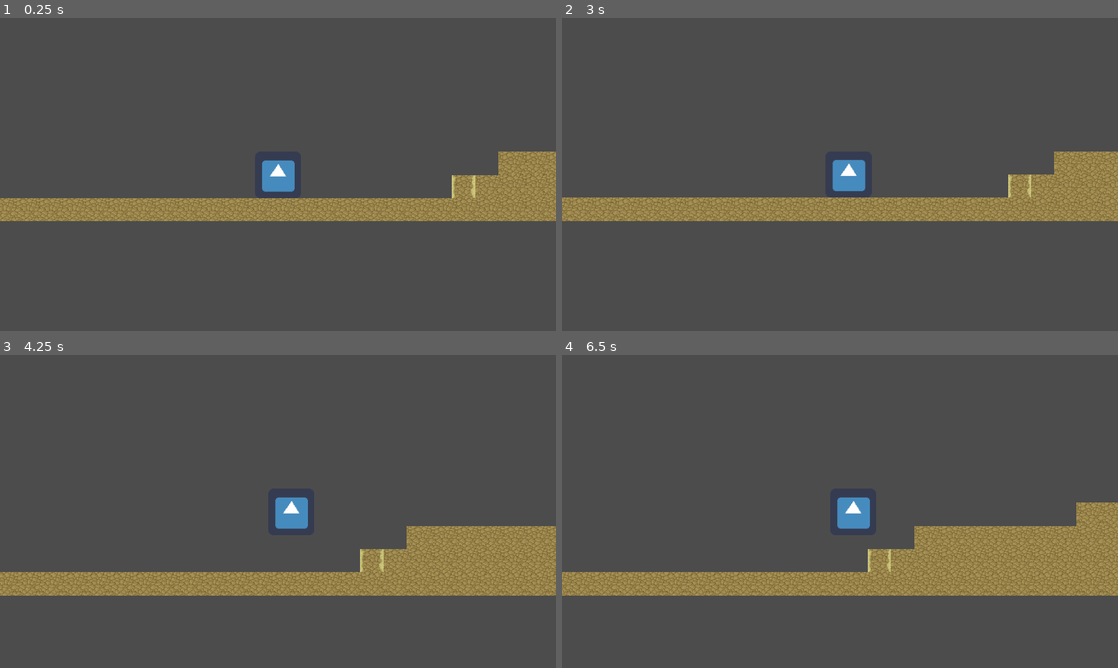
Above: before the commit, frames 1-4 (two rows, left to right).
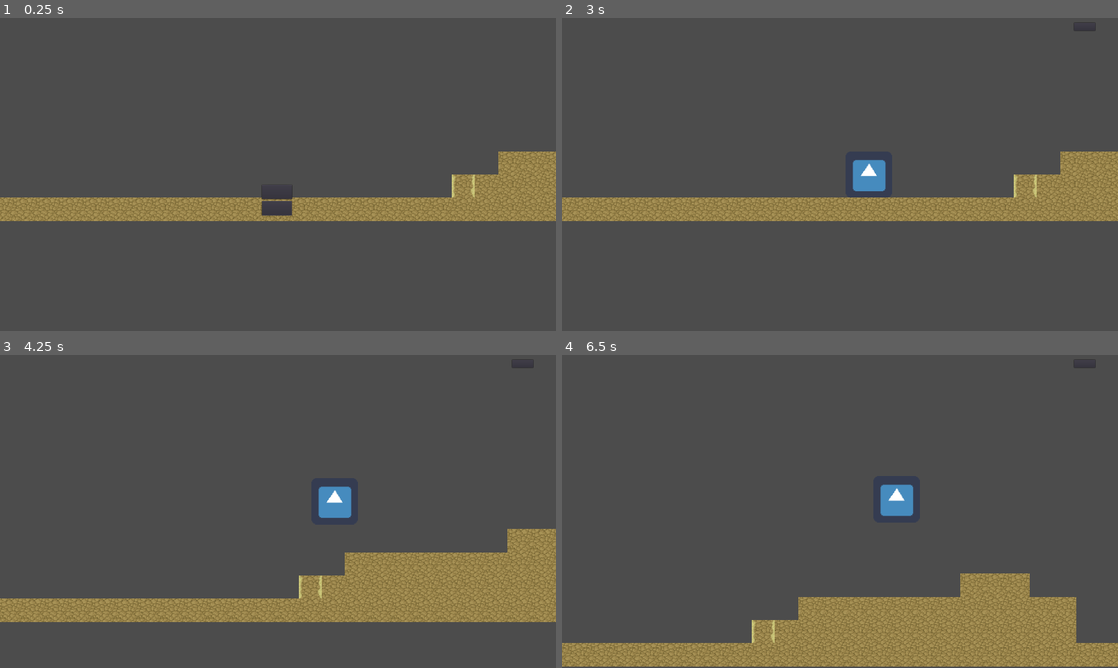
Above: after the commit, the same moments.

Repository: Kreateer/game-off-2020
Game: Godot game, scene res://scenes/Main.tscn
The game is run twice, just before and just after one commit, with the same random seed, the same clock (stepped at 60 frames per second) and the same inputs. The engine's default icon, where the game draws it, is replaced by a stand-in: a white triangle on a blue panel in a dark square.
Inputs (mouse positions are in pixels of both pictures, inside the frame that each line leads up to):
- Up to frame 1 (0.25 s): no input
- Up to frame 2 (3 s): click (840, 193) at 0.5 s, where only the run after the commit has a clickable "Start"; click (1084, 27) at 1.25 s, where only the run after the commit has a clickable "Pause"; click (845, 171) at 2 s, where only the run after the commit has a clickable "Resume"; tap Enter at 2.75 s; hold D (right) from 2.78 s (still down)
- Up to frame 3 (4.25 s): keep holding D (right); tap W (jump) at 3.02, 3.77 s
- Up to frame 4 (6.5 s): release D (right) at 4.28 s; hold A (left) 4.28-5.03 s; hold D (right) from 5.03 s (still down); tap W (jump) at 5.27, 6.02 s

The runs differ from the first frame. In frame 1, 2.5% of the frame differs, in the area x 0-100%, y 42-65%; in frame 2, 4.1%; in frame 3, 17%; in frame 4, 30%, in the area x 0-100%, y 2-100%.

Commit message:
Create menu & simple UI [GH: #1] [CD: $11r]
Created a menu with Start and Exit buttons, a UI with score and Pause button that can be activated by clicking on it or pressing 'Esc' on the keyboard.

Diff:
--- a/project.godot
+++ b/project.godot
@@ -57,6 +57,16 @@
 "events": [ Object(InputEventKey,"resource_local_to_scene":false,"resource_name":"","device":0,"alt":false,"shift":false,"control":false,"meta":false,"command":false,"pressed":false,"scancode":68,"unicode":0,"echo":false,"script":null)
  ]
 }
+esc={
+"deadzone": 0.5,
+"events": [ Object(InputEventKey,"resource_local_to_scene":false,"resource_name":"","device":0,"alt":false,"shift":false,"control":false,"meta":false,"command":false,"pressed":false,"scancode":16777217,"unicode":0,"echo":false,"script":null)
+ ]
+}
+enter={
+"deadzone": 0.5,
+"events": [ Object(InputEventKey,"resource_local_to_scene":false,"resource_name":"","device":0,"alt":false,"shift":false,"control":false,"meta":false,"command":false,"pressed":false,"scancode":16777221,"unicode":0,"echo":false,"script":null)
+ ]
+}
 
 [rendering]
 
--- a/scenes/GUI.tscn
+++ b/scenes/GUI.tscn
@@ -1,8 +1,85 @@
-[gd_scene format=2]
+[gd_scene load_steps=5 format=2]
 
-[node name="GUI" type="Control"]
-margin_right = 40.0
-margin_bottom = 40.0
+[ext_resource path="res://assets/fonts/FFFFORWA.TTF" type="DynamicFontData" id=1]
+[ext_resource path="res://scripts/GUI.gd" type="Script" id=2]
+
+[sub_resource type="DynamicFont" id=1]
+size = 30
+font_data = ExtResource( 1 )
+
+[sub_resource type="DynamicFont" id=2]
+size = 25
+extra_spacing_top = 7
+extra_spacing_char = 1
+font_data = ExtResource( 1 )
+
+[node name="GUI" type="CanvasLayer"]
+script = ExtResource( 2 )
+
+[node name="Title" type="Label" parent="."]
+anchor_left = 0.5
+anchor_top = 0.5
+anchor_right = 0.5
+anchor_bottom = 0.5
+margin_left = -106.0
+margin_top = -21.0
+margin_right = 106.0
+margin_bottom = 21.0
+custom_fonts/font = SubResource( 1 )
+text = "Test Menu"
+align = 1
+valign = 1
 __meta__ = {
 "_edit_use_anchors_": false
 }
+
+[node name="StartButton" type="Button" parent="."]
+anchor_left = 0.5
+anchor_top = 0.5
+anchor_right = 0.5
+anchor_bottom = 0.5
+margin_left = -56.0
+margin_top = 36.0
+margin_right = 49.0
+margin_bottom = 85.0
+custom_fonts/font = SubResource( 2 )
+text = "Start"
+__meta__ = {
+"_edit_use_anchors_": false
+}
+
+[node name="ExitButton" type="Button" parent="."]
+anchor_left = 0.5
+anchor_top = 0.5
+anchor_right = 0.5
+anchor_bottom = 0.5
+margin_left = -56.0
+margin_top = 92.0
+margin_right = 48.0
+margin_bottom = 141.0
+custom_fonts/font = SubResource( 2 )
+text = "Exit"
+__meta__ = {
+"_edit_use_anchors_": false,
+"_editor_description_": ""
+}
+
+[node name="RetryButton" type="Button" parent="."]
+visible = false
+anchor_left = 0.5
+anchor_top = 0.5
+anchor_right = 0.5
+anchor_bottom = 0.5
+margin_left = -56.0
+margin_top = 36.0
+margin_right = 52.0
+margin_bottom = 85.0
+custom_fonts/font = SubResource( 2 )
+text = "Retry"
+__meta__ = {
+"_edit_use_anchors_": false,
+"_editor_description_": ""
+}
+[connection signal="pressed" from="StartButton" to="." method="_on_StartButton_pressed"]
+[connection signal="pressed" from="ExitButton" to="." method="_on_ExitButton_pressed"]
+[connection signal="pressed" from="RetryButton" to="." method="_on_RetryButton_pressed"]
--- a/scenes/Main.tscn
+++ b/scenes/Main.tscn
@@ -1,15 +1,74 @@
-[gd_scene load_steps=3 format=2]
+[gd_scene load_steps=8 format=2]
 
 [ext_resource path="res://assets/art/tilesets/tiles.tres" type="TileSet" id=1]
 [ext_resource path="res://scenes/Player.tscn" type="PackedScene" id=2]
+[ext_resource path="res://scripts/Main.gd" type="Script" id=3]
+[ext_resource path="res://scenes/GUI.tscn" type="PackedScene" id=4]
+[ext_resource path="res://scenes/PauseScene.tscn" type="PackedScene" id=5]
+[ext_resource path="res://assets/fonts/FFFFORWA.TTF" type="DynamicFontData" id=6]
+
+[sub_resource type="DynamicFont" id=2]
+size = 30
+font_data = ExtResource( 6 )
 
 [node name="Main" type="Node"]
+script = ExtResource( 3 )
 
 [node name="Player" parent="." instance=ExtResource( 2 )]
+visible = false
 position = Vector2( 431.799, 957.98 )
+
+[node name="StartPosition" type="Position2D" parent="Player"]
+position = Vector2( -431.799, -957.98 )
+
+[node name="PlayerCamera" type="Camera2D" parent="Player"]
+position = Vector2( 0.200989, 2.02002 )
+current = true
+zoom = Vector2( 0.4, 0.4 )
+process_mode = 0
+limit_smoothed = true
+drag_margin_h_enabled = true
+drag_margin_v_enabled = true
+smoothing_enabled = true
+drag_margin_left = 0.1
+drag_margin_top = 0.1
+drag_margin_right = 0.1
+drag_margin_bottom = 0.1
 
 [node name="TileMap" type="TileMap" parent="."]
 tile_set = ExtResource( 1 )
 cell_size = Vector2( 32, 32 )
 format = 1
 tile_data = PoolIntArray( 1835038, 0, 0, 1835039, 0, 0, 1835040, 0, 0, 1900567, 0, 0, 1900568, 0, 0, 1900569, 0, 0, 190 …(972 unchanged characters)…
+
+[node name="GUI" parent="." instance=ExtResource( 4 )]
+
+[node name="CanvasLayer" type="CanvasLayer" parent="."]
+pause_mode = 1
+offset = Vector2( 520, -720 )
+transform = Transform2D( 1, 0, 0, 1, 520, -720 )
+
+[node name="Score" type="Label" parent="CanvasLayer"]
+visible = false
+anchor_left = 0.228358
+anchor_top = 0.697028
+anchor_right = 0.228358
+anchor_bottom = 0.697028
+margin_left = -38.4473
+margin_top = -0.790344
+margin_right = 43.5527
+margin_bottom = 41.2097
+custom_fonts/font = SubResource( 2 )
+text = "0"
+align = 1
+valign = 1
+__meta__ = {
+"_edit_use_anchors_": false
+}
+
+[node name="PauseScene" parent="CanvasLayer" instance=ExtResource( 5 )]
+visible = false
+position = Vector2( 1248, 736 )
+
+[node name="AudioStreamPlayer" type="AudioStreamPlayer" parent="."]
+[connection signal="game_start" from="GUI" to="." method="_on_GUI_game_start"]
--- /dev/null
+++ b/scenes/PauseScene.tscn
@@ -0,0 +1,107 @@
+[gd_scene load_steps=11 format=2]
+
+[ext_resource path="res://assets/fonts/FFFFORWA.TTF" type="DynamicFontData" id=1]
+[ext_resource path="res://scripts/PauseScene.gd" type="Script" id=2]
+[ext_resource path="res://scripts/PopupScript.gd" type="Script" id=3]
+
+[sub_resource type="DynamicFont" id=5]
+size = 32
+extra_spacing_top = 7
+font_data = ExtResource( 1 )
+
+[sub_resource type="InputEventAction" id=2]
+action = "esc"
+
+[sub_resource type="ShortCut" id=3]
+shortcut = SubResource( 2 )
+
+[sub_resource type="DynamicFont" id=4]
+size = 32
+font_data = ExtResource( 1 )
+
+[sub_resource type="DynamicFont" id=1]
+size = 32
+extra_spacing_top = 7
+font_data = ExtResource( 1 )
+
+[sub_resource type="InputEventAction" id=6]
+action = "esc"
+
+[sub_resource type="ShortCut" id=7]
+shortcut = SubResource( 6 )
+
+[node name="PauseScene" type="Node2D"]
+script = ExtResource( 2 )
+
+[node name="Pause" type="Button" parent="."]
+margin_right = 74.0
+margin_bottom = 28.0
+custom_fonts/font = SubResource( 5 )
+keep_pressed_outside = true
+shortcut = SubResource( 3 )
+text = "Pause"
+__meta__ = {
+"_edit_use_anchors_": false
+}
+
+[node name="PauseCanvas" type="CanvasLayer" parent="."]
+pause_mode = 2
+
+[node name="MenuPopup" type="Popup" parent="PauseCanvas"]
+pause_mode = 2
+anchor_left = 0.5
+anchor_top = 0.5
+anchor_right = 0.5
+anchor_bottom = 0.5
+margin_left = -20.0
+margin_top = -20.0
+margin_right = 20.0
+margin_bottom = 20.0
+popup_exclusive = true
+script = ExtResource( 3 )
+__meta__ = {
+"_edit_use_anchors_": false
+}
+
+[node name="Label" type="Label" parent="PauseCanvas/MenuPopup"]
+margin_left = -82.0
+margin_top = -91.0
+margin_right = 190.0
+margin_bottom = -47.0
+custom_fonts/font = SubResource( 4 )
+text = "Game Paused"
+align = 1
+valign = 1
+__meta__ = {
+"_edit_use_anchors_": false
+}
+
+[node name="Unpause" type="Button" parent="PauseCanvas/MenuPopup"]
+margin_left = -44.0
+margin_top = -16.0
+margin_right = 134.0
+margin_bottom = 36.0
+custom_fonts/font = SubResource( 1 )
+shortcut_in_tooltip = false
+keep_pressed_outside = true
+shortcut = SubResource( 7 )
+text = "Resume"
+__meta__ = {
+"_edit_use_anchors_": false
+}
+
+[node name="Exit" type="Button" parent="PauseCanvas/MenuPopup"]
+margin_left = -44.0
+margin_top = 48.0
+margin_right = 136.0
+margin_bottom = 98.0
+custom_fonts/font = SubResource( 1 )
+shortcut_in_tooltip = false
+keep_pressed_outside = true
+text = "Exit"
+__meta__ = {
+"_edit_use_anchors_": false
+}
+[connection signal="pressed" from="Pause" to="." method="_on_Pause_pressed"]
+[connection signal="pressed" from="PauseCanvas/MenuPopup/Unpause" to="PauseCanvas/MenuPopup" method="_on_Unpause_pressed"]
+[connection signal="pressed" from="PauseCanvas/MenuPopup/Exit" to="PauseCanvas/MenuPopup" method="_on_Exit_pressed"]
--- a/scenes/Player.tscn
+++ b/scenes/Player.tscn
@@ -17,8 +17,3 @@
 
 [node name="CollisionShape2D" type="CollisionShape2D" parent="."]
 shape = SubResource( 1 )
-
-[node name="Camera2D" type="Camera2D" parent="."]
-current = true
-zoom = Vector2( 0.4, 0.4 )
-smoothing_enabled = true
--- /dev/null
+++ b/scripts/GUI.gd
@@ -0,0 +1,41 @@
+extends CanvasLayer
+
+signal game_start
+
+func show_message(text):
+	$Title.text = text
+	$Title.show()
+	#$MessageTimer.start()
+
+func game_win():
+	pass
+
+func game_lose():
+	pass
+
+func update_score(score):
+	#get_node("/root/Main/Player/Camera2D/Score").text = str(score)
+	#get_node("/root/Main/Player/Camera2D/Score").text = str(score)
+	get_node("/root/Main/CanvasLayer/Score").text = str(score)
+
+func show_game_over():
+	show_message("Game Over!")
+	$RetryButton.show()
+
+
+# When the Start button is pressed
+func _on_StartButton_pressed():
+	$Title.hide()
+	$StartButton.hide()
+	$ExitButton.hide()
+	emit_signal("game_start")
+
+# When the Exit button is pressed, the game closes.
+# This will NOT save player progression.
+func _on_ExitButton_pressed():
+	get_tree().quit()
+
+
+func _on_RetryButton_pressed():
+	$RetryButton.hide()
+	emit_signal("game_start")
--- /dev/null
+++ b/scripts/Main.gd
@@ -0,0 +1,27 @@
+extends Node
+
+var score
+
+#func _ready():
+#	pass
+
+#func _process(delta):
+#	pass
+
+func new_game():
+	score = 0
+	$Player.show()
+	$CanvasLayer/Score.show()
+	$CanvasLayer/PauseScene.show()
+	#$Player.start($Player/StartPosition.position)
+	#$StartTimer.start()
+	$GUI.update_score(score)
+	#$Music.play()
+
+func game_over():
+	#ScoreTimer.stop()
+	$GUI.show_game_over()
+	#$Music.stop()
+
+func _on_GUI_game_start():
+	new_game()
--- /dev/null
+++ b/scripts/PauseScene.gd
@@ -0,0 +1,11 @@
+extends Node2D
+
+func _on_Pause_pressed():
+
+		if get_tree().paused == true:
+			get_tree().paused = false
+			$MenuPopup.hide()
+
+		else:
+			get_tree().paused = true
+			$PauseCanvas/MenuPopup.show()
--- a/scripts/Player.gd
+++ b/scripts/Player.gd
@@ -7,6 +7,9 @@
 
 var velocity = Vector2()
 var jumping = false
+
+var edge_lvl_r = 700
+var edge_lvl_l = 8
 
 var screen_size # Empty var
 
@@ -39,12 +42,9 @@
 
 # Called every frame. 'delta' is the elapsed time since the previous frame.
 func _process(delta):
-	#position += velocity * delta
+	position += velocity * delta
 	#print(screen_size)
-	#position.x = clamp(position.x, 8, screen_size.x)
-	#position.x = clamp(position.y, 8, screen_size.y)
-	pass
-
+	position.x = clamp(position.x, edge_lvl_l, screen_size.x - edge_lvl_r)
 
 func _on_Player_body_entered(body):
 	emit_signal("hit")
--- /dev/null
+++ b/scripts/PopupScript.gd
@@ -0,0 +1,16 @@
+extends Popup
+
+
+func _on_Unpause_pressed():
+	if visible:
+		if get_tree().paused == true:
+			get_tree().paused = false
+			get_node(".").hide()
+		else:
+			pass
+	else:
+		pass
+
+
+func _on_Exit_pressed():
+	get_tree().quit()
Binary file added: assets/fonts/FFFFORWA.TTF
